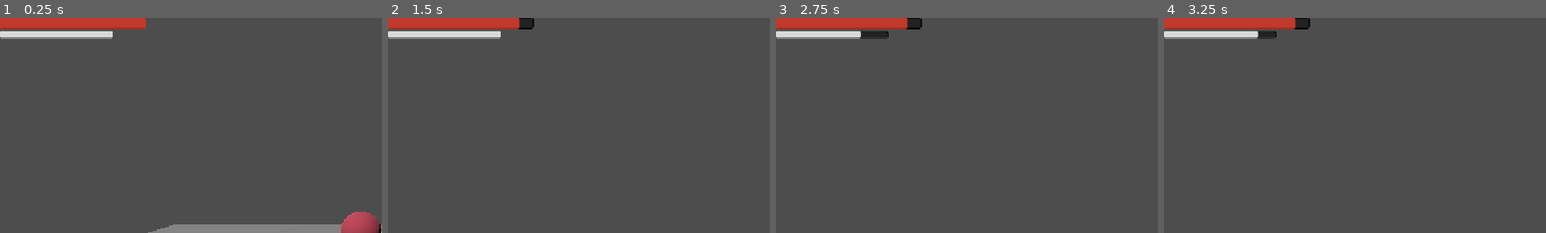
Above: before the commit, frames 1-4 (left to right).
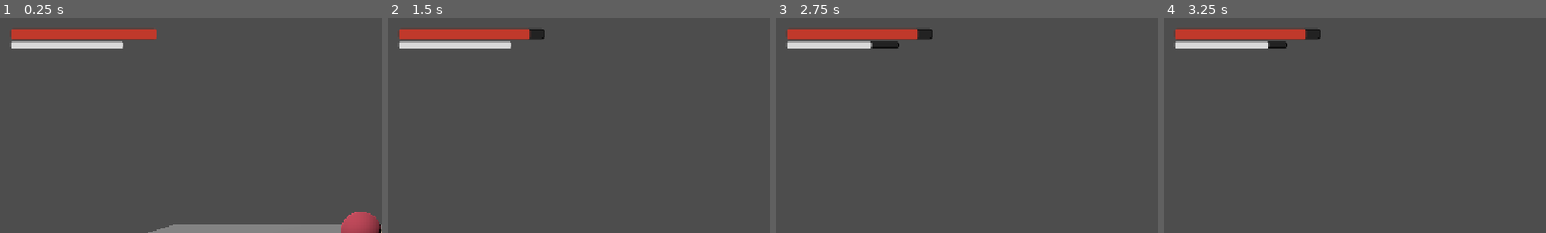
Above: after the commit, the same moments.

Repository: felipeallen20/valero-arpg
Game: Godot game, scene res://scenes/world.tscn
Two runs of this game, one before a commit and one after it. Both use one fixed random seed, a clock stepped at 60 frames per second and the inputs below.
Inputs (mouse positions are % of the whole screen's width and height, from its top left):
- Up to frame 1 (0.25 s): no input
- Up to frame 2 (1.5 s): move the mouse to (55, 50) at 0.52 s; press the mouse at (55, 50) at 0.53 s; hold W (forward) from 0.53 s (still down); tap Space (jump) at 0.77 s; move the mouse to (45, 50) at 1.27 s; release the mouse at (45, 50) at 1.28 s; click (45, 50) at 1.35 s
- Up to frame 3 (2.75 s): keep holding W (forward); tap Space (jump) at 1.52 s; move the mouse to (52, 48) at 2.02 s; press the mouse at (52, 48) at 2.03 s; tap Shift (dodge) at 2.1 s
- Up to frame 4 (3.25 s): keep holding W (forward); move the mouse to (49, 52) at 2.77 s; release the mouse at (49, 52) at 2.78 s; tap Ctrl (sprint) at 2.85 s; tap Space (jump) at 3.02 s; click (49, 52) at 3.05 s
The pictures show only the part of the screen within x 0-50%, y 0-50%; the shares and areas given below are measured in that part.

The runs differ from the first frame. In frame 1, 5.1% of the frame differs, in the area x 0-41%, y 0-15%; in frame 2, 5.0%; in frame 3, 5.0%; in frame 4, 5.0%.

Commit message:
Now, combos are defined for each weapon

Diff:
--- a/valero/scenes/UI/HUD/hud.tscn
+++ b/valero/scenes/UI/HUD/hud.tscn
@@ -8,6 +8,10 @@
 [node name="MarginContainer" type="MarginContainer" parent="." unique_id=861371815]
 offset_right = 40.0
 offset_bottom = 40.0
+theme_override_constants/margin_left = 16
+theme_override_constants/margin_top = 16
+theme_override_constants/margin_right = 16
+theme_override_constants/margin_bottom = 16
 
 [node name="VBoxContainer" type="VBoxContainer" parent="MarginContainer" unique_id=1384896334]
 layout_mode = 2
--- a/valero/scripts/player/player.gd
+++ b/valero/scripts/player/player.gd
@@ -49,6 +49,15 @@
 const COMBO_FADE_TIME := 0.15                       # Fundido de entrada/salida.
 const COMBO_PULSE_TIME := 0.5                       # Duración de cada pulso.
 
+# --- Combo: estado ---
+# El estado del combo vive AQUÍ (en el jugador). La definición de cada combo
+# (cuántos golpes, ventana de gracia y efecto) la pone el arma empuñada, así
+# que cada arma puede tener el suyo sin mezclar estados.
+signal combo_changed(count: int, active: bool)
+
+var combo_count := 0
+var _combo_time_left := 0.0
+
 @onready var stats: PlayerStats = $PlayerStats
 
 var _is_dodging := false
@@ -86,7 +95,8 @@
 	stats.died.connect(_on_died)
 
 	_setup_combo_outline()
-	_weapon.combo_changed.connect(_on_combo_changed)
+	# El contorno se alimenta de la señal del propio jugador (ya no del arma).
+	combo_changed.connect(_on_combo_changed)
 
 
 # --- Feedback de combo ---
@@ -151,6 +161,7 @@
 func _physics_process(delta: float) -> void:
 	_update_dodge_timers(delta)
 	_update_jump_assist(delta)
+	_update_combo_timer(delta)
 	_apply_gravity(delta)
 	_try_jump()
 	_try_dodge()
@@ -245,12 +256,14 @@
 	rotation.y = lerp_angle(rotation.y, target_angle, 1.0 - exp(-TURN_SPEED * delta))
 
 # --- Ataque ---
-# Mantener el clic encadena ataques; el cooldown del arma marca el ritmo.
+# Mantener el clic encadena ataques; el cooldown del marca el ritmo.
 func _try_attack() -> void:
 	if Input.mouse_mode != Input.MOUSE_MODE_CAPTURED:
 		return  # con el mouse liberado (Esc) el clic no debe atacar
 	if Input.is_action_pressed("attack"):
-		_weapon.attack()
+		# Solo avanza el combo si el arma aceptó el ataque (cooldown listo).
+		if _weapon.attack():
+			_advance_combo()
 
 # --- Dash ---
 func _try_dodge() -> void:
@@ -339,5 +352,59 @@
 	set_physics_process(false)
 
 
+# --- Combo: estado ---
+# El jugador guarda el estado; el arma empuñada define qué significa ese
+# estado (su patrón y su efecto). Así, cambiar de arma cambia el combo sin
+# tocar este código.
+
+## Golpes de combo acumulados. Lo consulta el arma (ver Weapon).
+func get_combo_count() -> int:
+	return combo_count
+
+
+## true si el arma actual considera activo el combo actual.
+func is_combo_active() -> bool:
+	return _weapon != null and _weapon.is_combo_active_for(combo_count)
+
+
+## Registra un golpe del arma actual: suma al combo y reinicia la ventana de
+## gracia definida por el arma.
+func _advance_combo() -> void:
+	combo_count += 1
+	_combo_time_left = _weapon.combo_window
+	combo_changed.emit(combo_count, is_combo_active())
+
+
+## Reinicia el combo (ventana agotada, muerte, cambio de arma...).
+func _reset_combo() -> void:
+	if combo_count == 0:
+		return
+	combo_count = 0
+	_combo_time_left = 0.0
+	combo_changed.emit(0, false)
+
+
+## Cuenta hacia atrás la ventana de gracia del arma.
+func _update_combo_timer(delta: float) -> void:
+	if _combo_time_left <= 0.0:
+		return
+	_combo_time_left -= delta
+	if _combo_time_left <= 0.0:
+		_reset_combo()
+
+
+## Cambia el arma activa. El combo se reinicia porque la definición del combo
+## (patrón, ventana, efecto) depende del arma, y la nueva puede ser distinta.
+func set_weapon(new_weapon: Weapon) -> void:
+	if new_weapon == _weapon:
+		return
+	_reset_combo()
+	if _weapon != null:
+		_weapon.wielder = null
+	_weapon = new_weapon
+	if _weapon != null:
+		_weapon.wielder = self
+
+
 func _hide_combo_outline() -> void:
 	_combo_outline.visible = false
--- a/valero/scripts/weapons/weapon.gd
+++ b/valero/scripts/weapons/weapon.gd
@@ -1,9 +1,11 @@
 class_name Weapon
 extends Node3D
 
+## Arma base. Define QUÉ es el combo de esta arma (su patrón y su efecto),
+## pero no guarda el estado del combo: ese pertenece al empuñador (el Player).
+## Así cada arma puede llevar su propio combo sin mezclar estados.
+
 signal attacked
-## Se emite al cambiar el estado del combo (para la UI, sonidos, etc.).
-signal combo_changed(count: int, active: bool)
 
 @export var weapon_name := "Arma"
 @export var damage := 10.0
@@ -13,28 +15,18 @@
 @export var attack_range := 2.0
 
 @export_group("Combo")
-## Golpes seguidos necesarios para activar el combo.
+## Golpes seguidos del empuñador que activan el combo de ESTE arma.
 @export var combo_size := 3
-## Daño extra multiplicativo mientras el combo está activo (0.25 = +25%).
+## Efecto del combo activo sobre el daño (0.25 = +25%).
 @export var combo_bonus := 0.25
-## Segundos de gracia que se toleran tras el último golpe antes de perder el
-## combo. Si el jugador para de atacar, el combo sigue vivo este tiempo.
+## Segundos de gracia tras el último golpe antes de perder el combo.
 @export var combo_window := 5.0
 
-## Quién empuña el arma (el Player). Así el arma no se daña a sí misma.
+## Quién empuña el arma (el Player). Así el arma no se daña a sí misma
+## y puede leer el estado de combo del empuñador.
 var wielder: Node3D
 
 var _next_attack_time_ms := 0
-var _combo_count := 0
-var _combo_time_left := 0.0
-
-
-func _process(delta: float) -> void:
-	if _combo_time_left <= 0.0:
-		return
-	_combo_time_left -= delta
-	if _combo_time_left <= 0.0:
-		_reset_combo()
 
 
 func can_attack() -> bool:
@@ -42,11 +34,11 @@
 
 
 ## Intenta atacar. Devuelve true si el ataque se ejecutó.
+## El avance del combo lo registra el empuñador al recibir un true.
 func attack() -> bool:
 	if not can_attack():
 		return false
 	_next_attack_time_ms = Time.get_ticks_msec() + int(1000.0 / maxf(attack_speed, 0.01))
-	_advance_combo()
 	_perform_attack()
 	attacked.emit()
 	return true
@@ -57,11 +49,27 @@
 	pass
 
 
-## Daño del próximo golpe, aplicando el bonus de combo si está activo.
-func get_current_damage() -> float:
-	if is_combo_active():
+# --- Combo: solo definición del arma ---
+# El estado (golpes seguidos, ventana de gracia) vive en el empuñador.
+# Aquí se define el patrón y el efecto que ese estado produce.
+
+## true si la cantidad de golpes indicada activa el combo de esta arma.
+func is_combo_active_for(combo_count: int) -> bool:
+	return combo_count >= combo_size
+
+
+## Efecto del combo sobre el daño de un golpe. Es el punto de extensión:
+## cada arma puede sobrescribirlo para aplicar su propio efecto
+## (quemadura, empujón, curación, etc.).
+func get_damage_for_combo(combo_count: int) -> float:
+	if is_combo_active_for(combo_count):
 		return damage * (1.0 + combo_bonus)
 	return damage
+
+
+## Daño del próximo golpe, leyendo el estado de combo del empuñador.
+func get_current_damage() -> float:
+	return get_damage_for_combo(get_wielder_combo_count())
 
 
 ## Aplica el daño del arma a un objetivo, si sabe recibirlo.
@@ -72,23 +80,9 @@
 		target.take_damage(get_current_damage())
 
 
-# --- Combo ---
-## true si ya se encadenaron combo_size golpes dentro de la ventana.
-func is_combo_active() -> bool:
-	return _combo_count >= combo_size
-
-
-## Cuenta un golpe nuevo y reinicia la ventana. Se cuenta el intento (swing),
-## no el acierto: fallar no castiga, pero pararse sí rompe el combo.
-func _advance_combo() -> void:
-	_combo_count += 1
-	_combo_time_left = combo_window
-	combo_changed.emit(_combo_count, is_combo_active())
-
-
-func _reset_combo() -> void:
-	if _combo_count == 0:
-		return
-	_combo_count = 0
-	_combo_time_left = 0.0
-	combo_changed.emit(0, false)
+## Golpes de combo actuales del empuñador. Devuelve 0 si no hay empuñador o
+## si no expone el estado (por ejemplo, un arma usada fuera de un personaje).
+func get_wielder_combo_count() -> int:
+	if wielder != null and wielder.has_method("get_combo_count"):
+		return wielder.get_combo_count()
+	return 0
